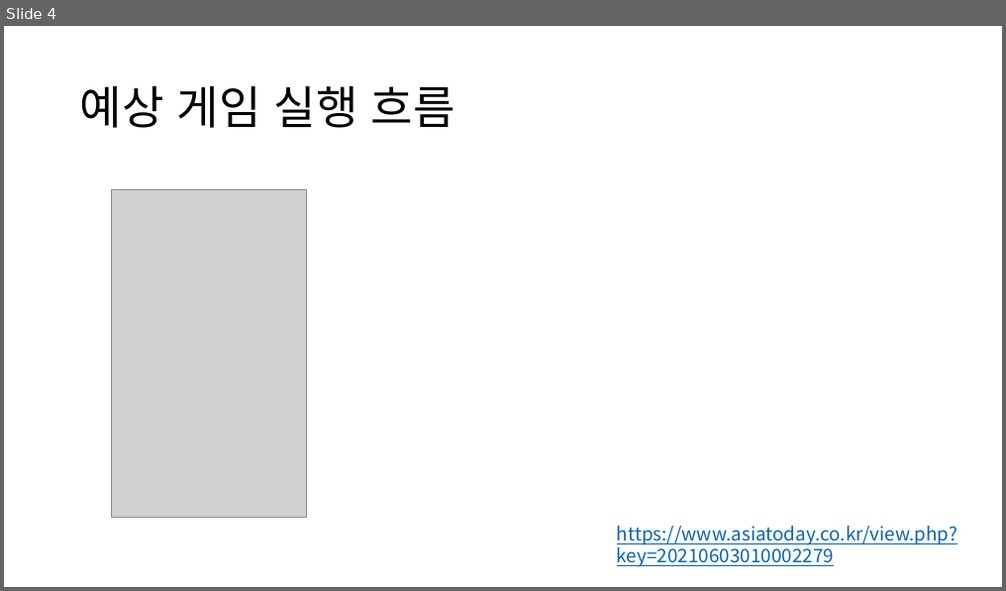
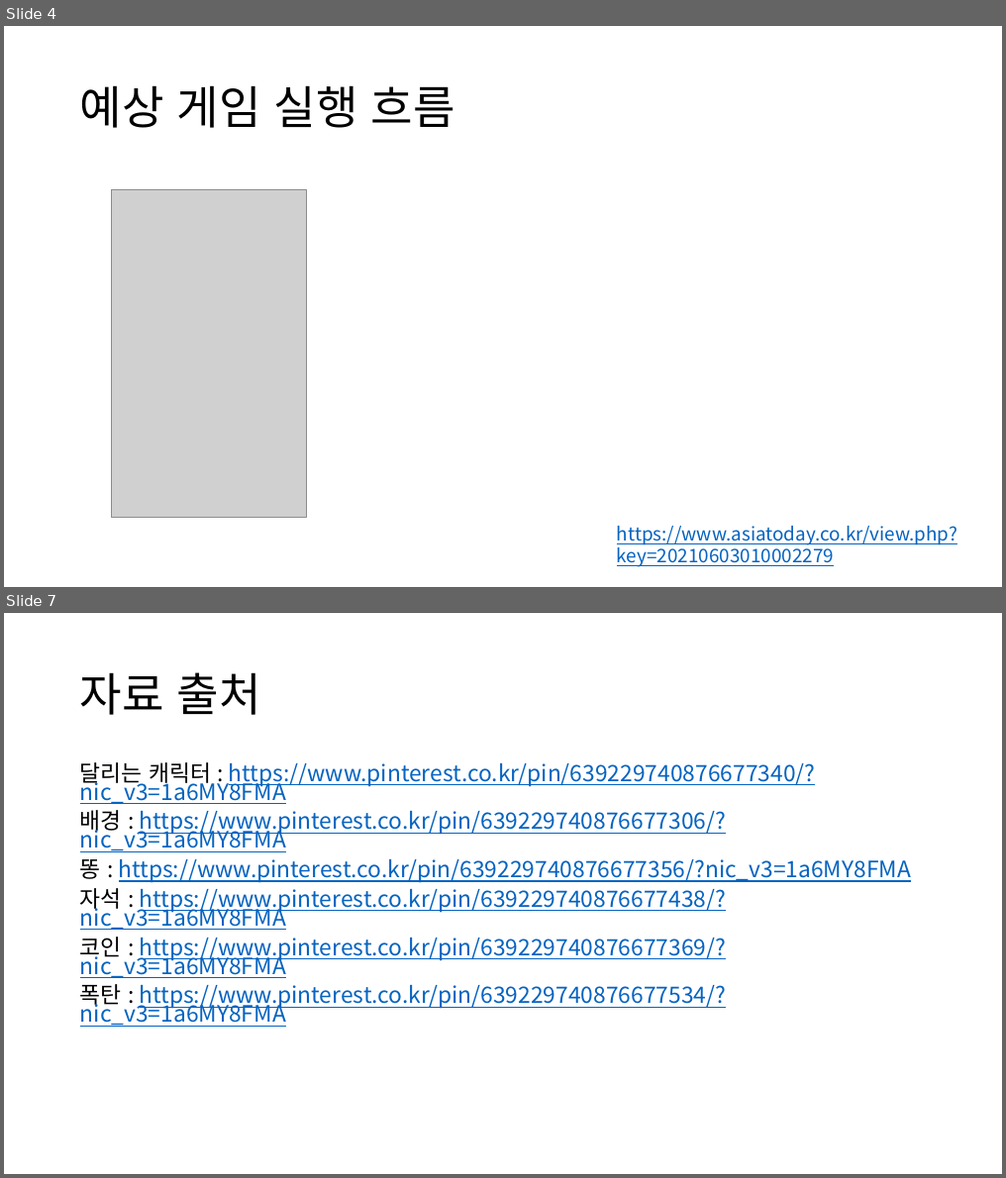
Before and after one commit to hannahBak/2021184014_2DGP_DRILL, a slide deck: 1차 프로젝트 발표/프레젠테이션1.pptx. Shown one above the other, each under a label of ours: slide 4 before the commit, slides 4 and 7 after it; the slides between them are not shown. The pictures are 1006x591 and 1006x1178 pixels, drawn with LibreOffice and Linux fonts; fonts in the diff are those of the drawing; grey boxes stand for pictures. Boxes give left, top, right and bottom in pixels: in the first picture for what was removed or moved away, otherwise in the second. Text is boxed around its words. In the diff, an @@ line names an element or a change of style, - is before the commit and + after.

```diff
--- a/1차 프로젝트 발표/프레젠테이션1.pptx
+++ b/1차 프로젝트 발표/프레젠테이션1.pptx
@@ slide 7 added at bbox=[4, 613, 1002, 1174], background #FFFFFF @@
@@ title added at bbox=[80, 672, 261, 715], 44 pt, text #000000 @@
+자료 출처
@@ text added at bbox=[80, 762, 912, 1027], 21.7 pt, text #0563C1, underline @@
+달리는 캐릭터 : https://www.pinterest.co.kr/pin/639229740876677340/?nic_v3=1a6MY8FMA
+배경 : https://www.pinterest.co.kr/pin/639229740876677306/?nic_v3=1a6MY8FMA
+똥 : https://www.pinterest.co.kr/pin/639229740876677356/?nic_v3=1a6MY8FMA
+자석 : https://www.pinterest.co.kr/pin/639229740876677438/?nic_v3=1a6MY8FMA
+코인 : https://www.pinterest.co.kr/pin/639229740876677369/?nic_v3=1a6MY8FMA
+폭탄 : https://www.pinterest.co.kr/pin/639229740876677534/?nic_v3=1a6MY8FMA
```
Also in this commit, not shown: 2 slides changed, 1 other slide added, 1 slide removed.
